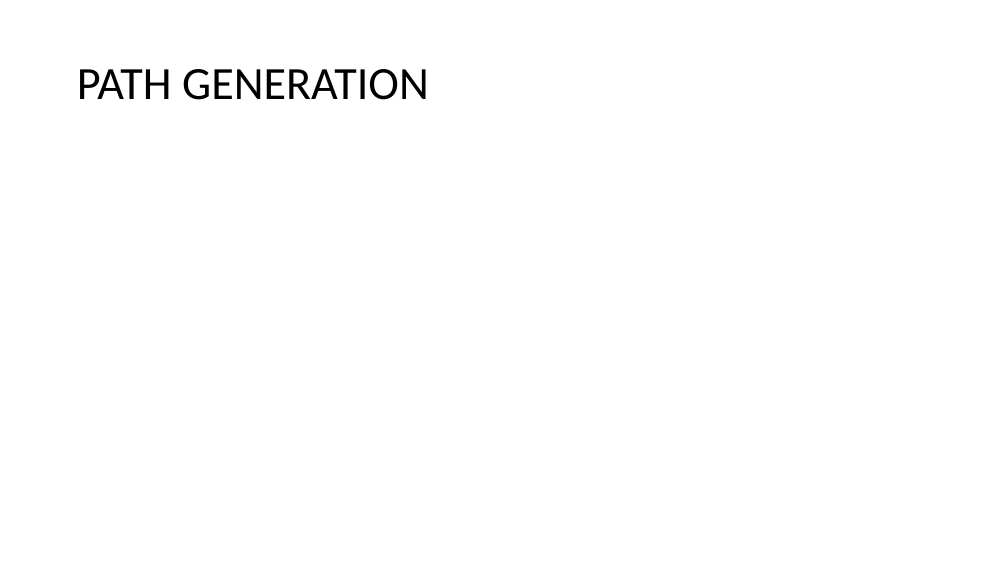
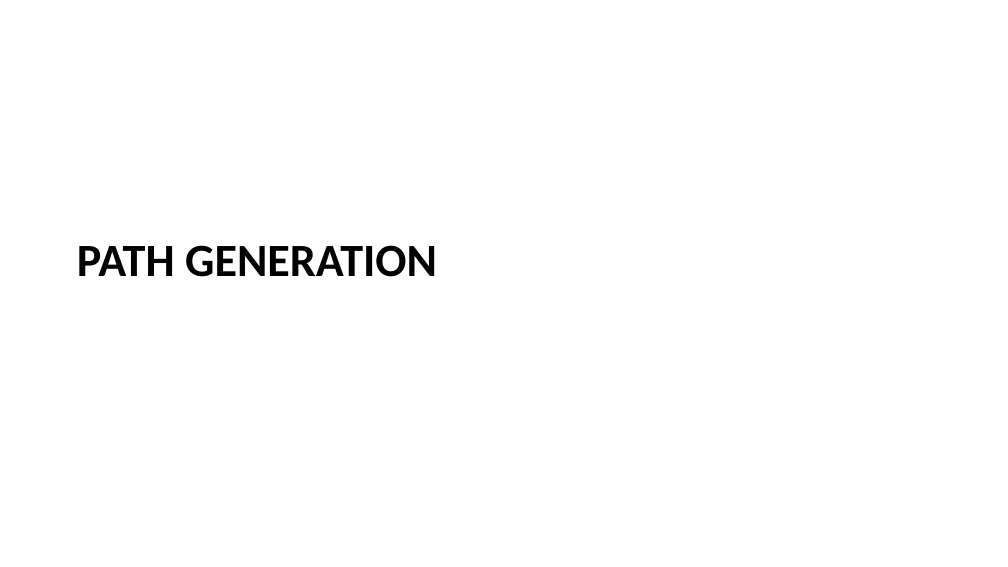
Before and after one commit to SteffenBakker/STraM_ntnu_development, a slide deck: slide 5 of AnalysesAndValidation.pptx. Drawn at 1008x567 pixels with LibreOffice and Linux fonts; fonts in the diff are those of the drawing. Boxes give left, top, right and bottom in pixels: in the first picture for what was removed or moved away, otherwise in the second. Text is boxed around its words. In the diff, an @@ line names an element or a change of style, - is before the commit and + after.

Commit message:
minor updates
- updated flow plotting
- first path generation update
- started implementing update cost_calculator

```diff
--- a/AnalysesAndValidation.pptx
+++ b/AnalysesAndValidation.pptx
@@ title "PATH GENERATION": place and size @@
-title "PATH GENERATION" at [77, 69, 429, 100]
+title "PATH GENERATION" at [77, 245, 437, 277]
@@ title "PATH GENERATION" at [77, 245, 437, 277]: bold on @@
```
Also in this commit, not shown: 16 other files.
